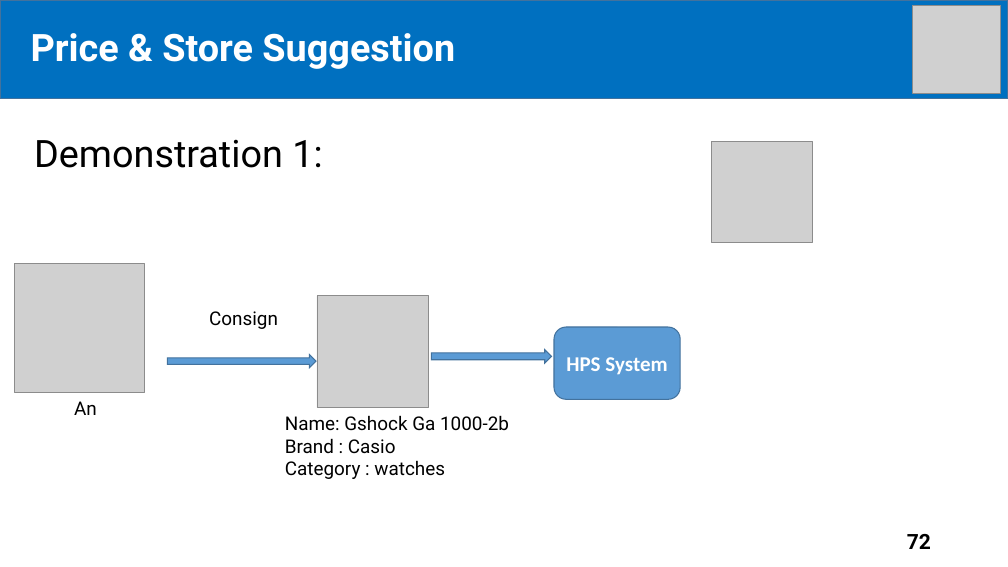
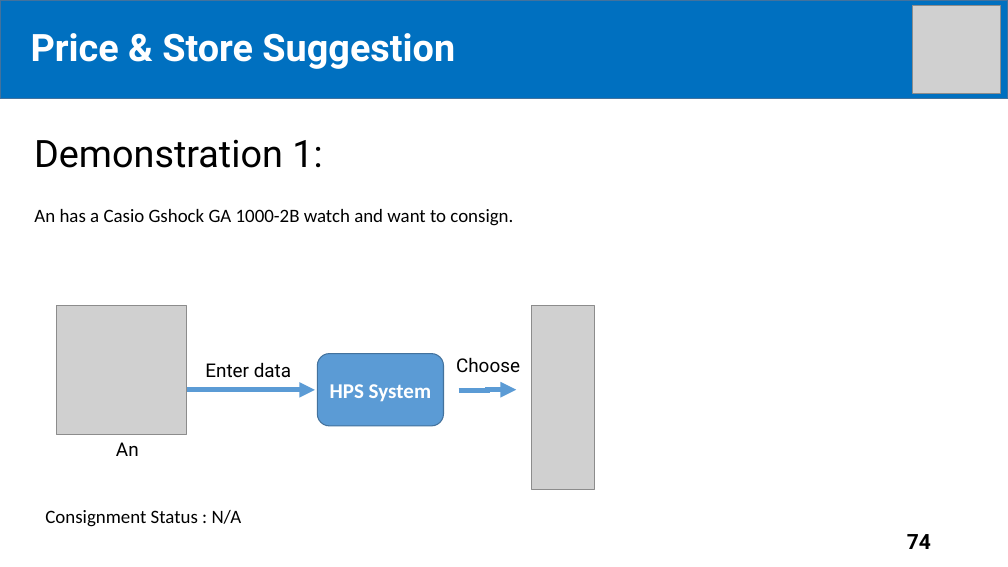
Before and after one commit to tiendan3108/CP, a slide deck: slide 74 of Source/Presentation/PreFinalPresentation.pptx (slide 72 before the commit). Drawn at 1008x567 pixels with LibreOffice and Linux fonts; fonts in the diff are those of the drawing; grey boxes stand for pictures. Boxes give left, top, right and bottom in pixels: in the first picture for what was removed or moved away, otherwise in the second. Text is boxed around its words. In the diff, an @@ line names an element or a change of style, - is before the commit and + after.

```diff
--- a/Source/Presentation/PreFinalPresentation.pptx
+++ b/Source/Presentation/PreFinalPresentation.pptx
@@ picture removed at <box>712,141,813,242</box> @@
@@ text added at <box>34,209,513,226</box>, 18 pt, text #000000 @@
+An has a Casio Gshock GA 1000-2B watch and want to consign.
@@ picture removed at <box>317,296,429,408</box> @@
@@ picture: place and size @@
-picture at <box>14,264,145,392</box>
+picture at <box>56,306,187,434</box>
@@ picture added at <box>532,306,594,489</box> @@
@@ right arrow removed at <box>168,355,316,368</box> @@
@@ rounded rectangle "HPS System": place and size @@
-rounded rectangle "HPS System" at <box>554,327,681,400</box>
+rounded rectangle "HPS System" at <box>318,354,444,426</box>
@@ right arrow removed at <box>431,349,551,363</box> @@
@@ text added at <box>456,357,520,373</box>, 18 pt, text #000000 @@
+Choose
@@ text at <box>205,362,291,378</box>: text changed @@
-Consign
+Enter data
@@ elbow arrow added from (187, 390) to (315, 390), #5B9BD5 5 pt @@
@@ text removed at <box>285,415,509,479</box> @@
-Name: Gshock Ga 1000-2b
-Brand : Casio
-Category : watches
@@ elbow arrow added from (459, 390) to (516, 390), #5B9BD5 5 pt @@
@@ text "An": place and size @@
-text "An" at <box>74,401,97,415</box>
+text "An" at <box>116,442,139,456</box>
@@ text added at <box>45,510,242,527</box>, 18 pt, text #000000 @@
+Consignment Status : N/A
@@ page number at <box>907,534,931,549</box>: text changed @@
-72
+74
```
Also in this commit, not shown: 16 other slides changed, 5 slides added.
